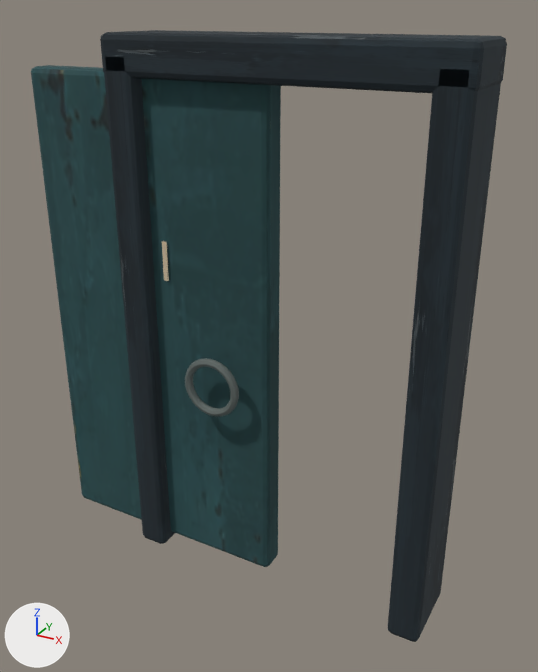
What one commit did to the glTF model shutdown-kit/assets/v4/models/service-door.glb.
Both versions are drawn from a 50 mm camera at (1.31, -2.52, 2.44) aimed at (-0.1, 0.04, 1.16). Every picture has the same lights, and +X, +Y and +Z are marked at lower left. The first picture is the older version. Where no turn or scale is listed for an object, it has been applied to the vertices. Vertices at exactly the same position are counted once.

The first picture shows 'service-door__service-door-hinge__hardware', 'service-door__service-door-hinge__ivory', 'service-door__service-door-hinge__petrol', 'service-door__service-door__steel'.
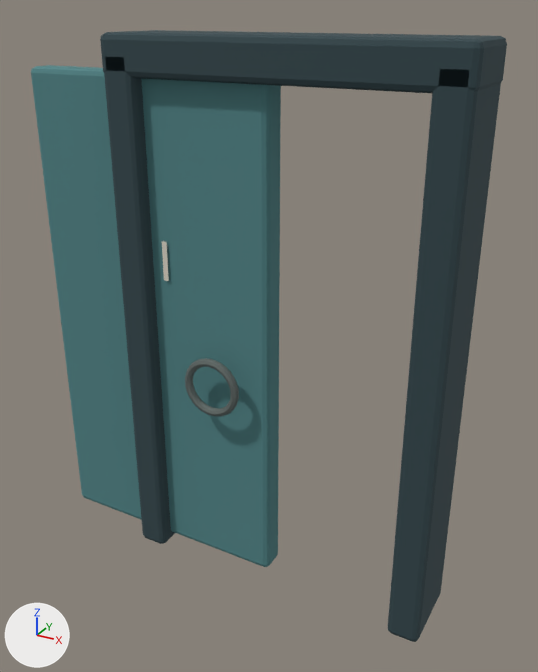
Boxes (x1, y1, x2, y2) around the edits, measured in the pictures (538 x 672 px):
'service-door__service-door-hinge__petrol', surface changed (lighter)
    both: (31, 65, 281, 567)
'service-door__service-door__steel', surface changed
    both: (100, 30, 507, 642)
'service-door__service-door-hinge__ivory', surface changed
    both: (162, 241, 169, 281)

Edits to the bpy script that builds the scene:
```text
Change mat_ivory:
    remove mat_ivory.texture = img_painted_enamel_atlas
    add mat_ivory.base_color = (0.71, 0.69, 0.59)  # light grey #dbd8ca
    mat_ivory.roughness: 0.88 -> 0.9
Change mat_petrol:
    remove mat_petrol.texture = img_painted_enamel_atlas
    add mat_petrol.base_color = (0.08, 0.23, 0.24)  # cyan #508486
    mat_petrol.roughness: 0.88 -> 0.9
Change mat_steel:
    remove mat_steel.texture = img_painted_enamel_atlas
    add mat_steel.base_color = (0.03, 0.06, 0.07)  # dark cyan #30454b
    mat_steel.roughness: 0.88 -> 0.9
Change me_text_015:
    where me_text_015.from_pydata(...)  # 30 vertices, 56 faces; spans x -0.153..0.103, y -0.001..0.002, z 0.0..0.172
    used by ob_service_door__service_door_hinge__ivory; location = (-0.601, -0.119, 1.39)
    me_text_015 part 1: texture (UV) coordinates of 56 of 56 faces, centred in x -0.145..0.103, y -0.001..0.002, z 0.0..0.172, changed; they spanned u 0.51..0.99, v 0.51..0.99 and now span u 0.26..0.49, v 0.76..0.99
Change me_cube_354:
    where me_cube_354.from_pydata(...)  # 56 vertices, 108 faces; spans x -0.58..0.58, y -0.06..0.06, z -1.09..1.09
    used by ob_service_door__service_door_hinge__petrol; location = (-0.6, -0.05, 1.13)
    me_cube_354 part 2: texture (UV) coordinates of 108 of 108 faces, centred in x -0.58..0.58, y -0.06..0.06, z -1.09..1.09, changed; they spanned u 0.07..0.43, v 0.51..0.99 and now span u 0.04..0.21, v 0.76..0.99
Change me_cube_351:
    where me_cube_351.from_pydata(...)  # 168 vertices, 324 faces; spans x -0.08..1.38, y -0.17..0.17, z -1.15..1.21
    used by ob_service_door__service_door__steel; location = (-0.65, 0.0, 1.15)
    me_cube_351 part 3: texture (UV) coordinates of 324 of 324 faces, centred in x -0.08..1.38, y -0.17..0.17, z -1.15..1.21, changed; they spanned u 0.57..0.93, v 0.01..0.49 and now span u 0.79..0.96, v 0.76..0.99
```
